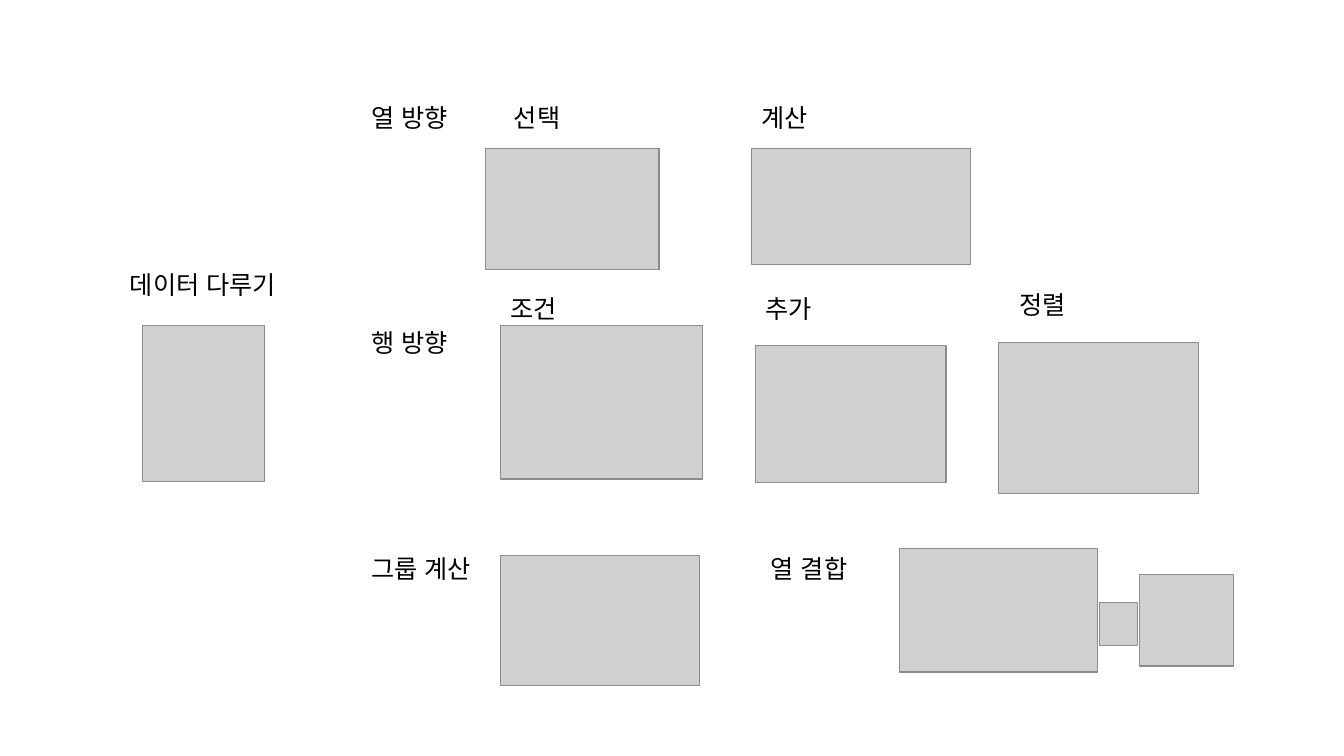
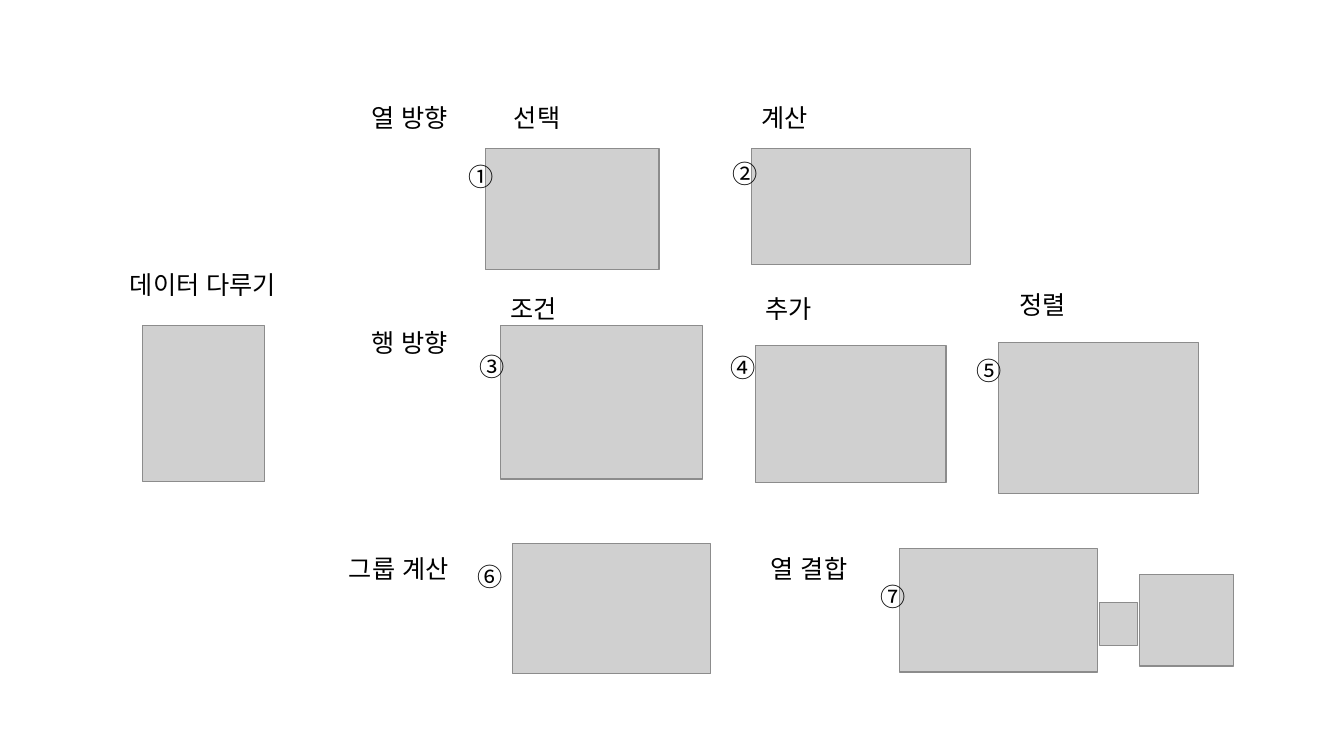
Before and after one commit to mrchypark/dabrp_classnote3, a slide deck: slide 14 of img/images.pptx. Drawn at 1344x756 pixels with LibreOffice and Linux fonts; fonts in the diff are those of the drawing; grey boxes stand for pictures. Boxes give left, top, right and bottom in pixels: in the first picture for what was removed or moved away, otherwise in the second. Text is boxed around its words. In the diff, an @@ line names an element or a change of style, - is before the commit and + after.

```diff
--- a/img/images.pptx
+++ b/img/images.pptx
@@ text added at bbox=[468, 161, 493, 193], 18 pt, text #000000 @@
+①
@@ text added at bbox=[733, 158, 758, 190], 18 pt, text #000000 @@
+②
@@ text added at bbox=[479, 351, 504, 383], 18 pt, text #000000 @@
+③
@@ text added at bbox=[731, 351, 756, 383], 18 pt, text #000000 @@
+④
@@ text added at bbox=[977, 354, 1002, 386], 18 pt, text #000000 @@
+⑤
@@ text "그룹 계산": place and size @@
-text "그룹 계산" at bbox=[371, 557, 471, 580]
+text "그룹 계산" at bbox=[349, 557, 448, 580]
@@ text added at bbox=[478, 564, 503, 588], 18 pt, text #000000 @@
+⑥
@@ picture: place and size @@
-picture at bbox=[501, 556, 700, 686]
+picture at bbox=[512, 543, 711, 674]
@@ text added at bbox=[881, 580, 906, 612], 18 pt, text #000000 @@
+⑦
```
Also in this commit, not shown: 1 slide added, 4 other files.
